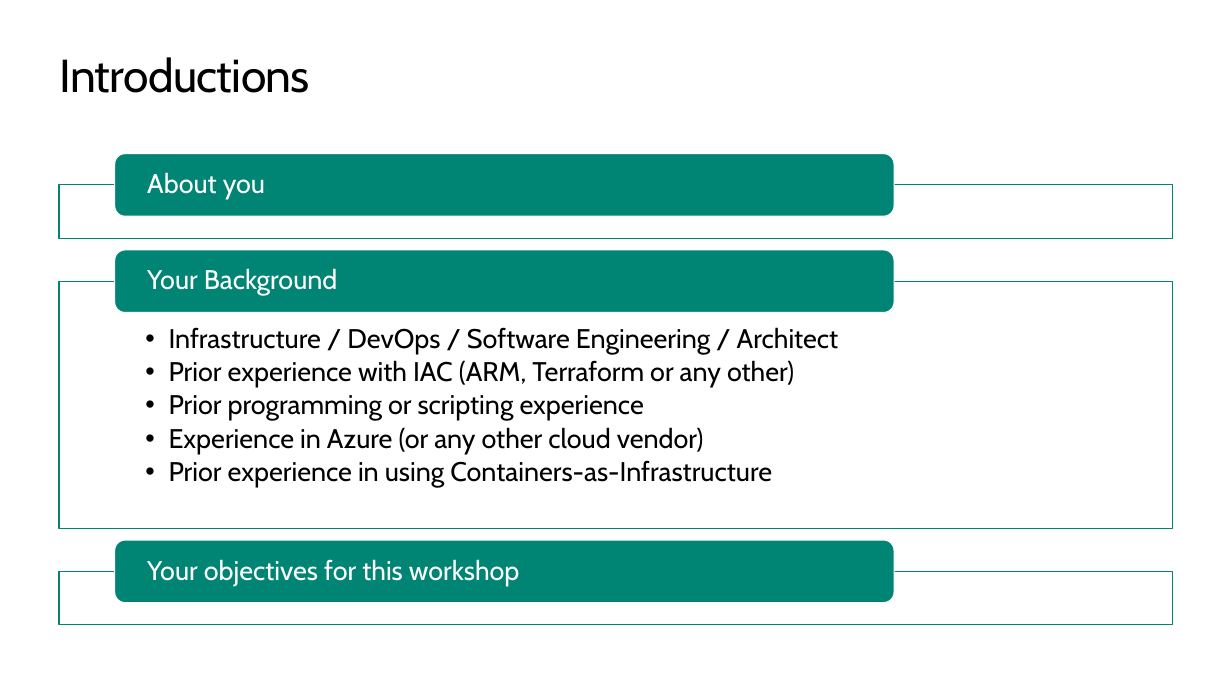
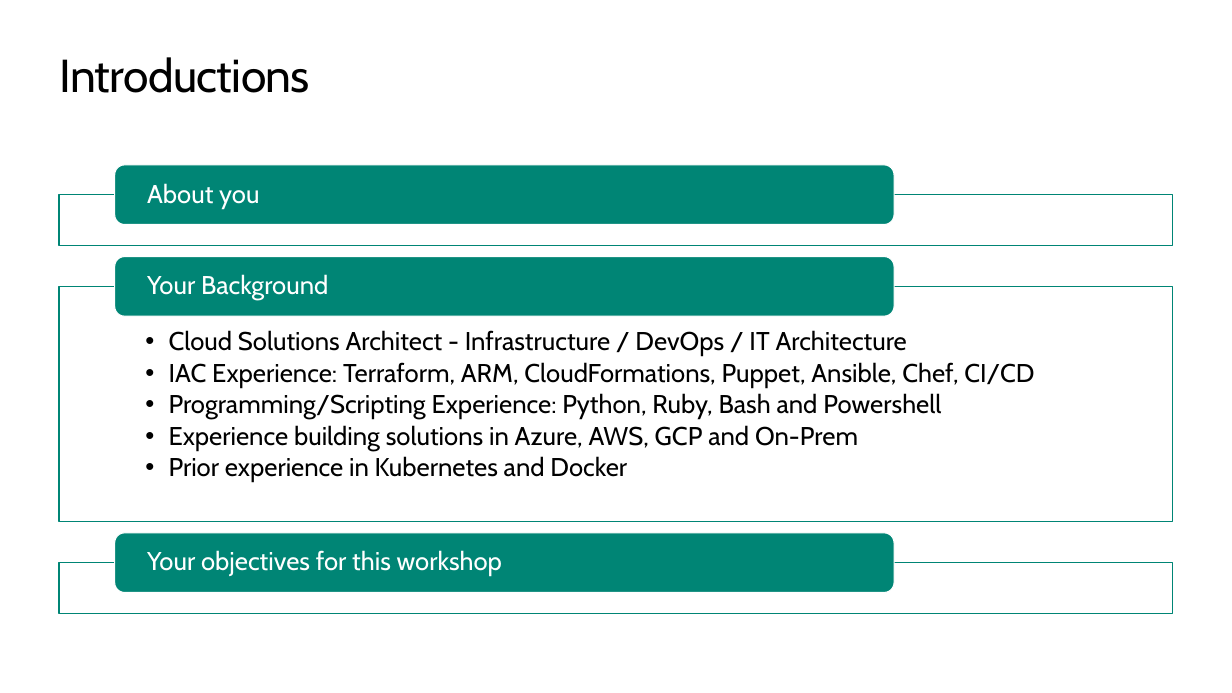
Before and after one commit to TIS-Cloud-Team/TF_Community_workshop, a slide deck: slide 4 of PPTs/00_Workshop_Introduction.pptx. Drawn at 1232x693 pixels with LibreOffice and Linux fonts; fonts in the diff are those of the drawing; background and template pictures are left out. Boxes give left, top, right and bottom in pixels: in the first picture for what was removed or moved away, otherwise in the second. Text is boxed around its words. In the diff, an @@ line names an element or a change of style, - is before the commit and + after.

Commit message:
Personal Details for Workshop Intro

```diff
--- a/PPTs/00_Workshop_Introduction.pptx
+++ b/PPTs/00_Workshop_Introduction.pptx
@@ 1 text, 1 rectangle, 1 rounded rectangle: place and size @@
-1 text, 1 rectangle, 1 rounded rectangle at box(59, 153, 1173, 238)
+1 text, 1 rectangle, 1 rounded rectangle at box(59, 165, 1173, 246)
@@ size 21 to 20 pt in 3 elements at box(147, 274, 328, 300), box(147, 550, 502, 576), box(147, 183, 259, 208) @@
@@ rounded rectangle: place and size @@
-rounded rectangle at box(115, 250, 895, 312)
+rounded rectangle at box(115, 257, 895, 317)
@@ rectangle: place and size @@
-rectangle at box(59, 281, 1173, 529)
+rectangle at box(59, 287, 1173, 522)
@@ text at box(169, 330, 1034, 482): text changed; size 21 to 20 pt @@
-  • Infrastructure / DevOps / Software Engineering / Architect
-  • Prior experience with IAC (ARM, Terraform or any other)
-  • Prior programming or scripting experience
-  • Experience in Azure (or any other cloud vendor)
-  • Prior experience in using Containers-as-Infrastructure
+  • Cloud Solutions Architect - Infrastructure / DevOps / IT Architecture
+  • IAC Experience: Terraform, ARM, CloudFormations, Puppet, Ansible, Chef, CI/CD
+  • Programming/Scripting Experience: Python, Ruby, Bash and Powershell
+  • Experience building solutions in Azure, AWS, GCP and On-Prem
+  • Prior experience in Kubernetes and Docker
@@ rounded rectangle: place and size @@
-rounded rectangle at box(115, 540, 895, 603)
+rounded rectangle at box(115, 533, 895, 593)
@@ text "Your objectives for this workshop": place and size @@
-text "Your objectives for this workshop" at box(147, 559, 519, 586)
+text "Your objectives for this workshop" at box(147, 550, 502, 576)
@@ rectangle: place and size @@
-rectangle at box(59, 571, 1173, 625)
+rectangle at box(59, 563, 1173, 614)
```
Also in this commit, not shown: 1 other slide changed.
